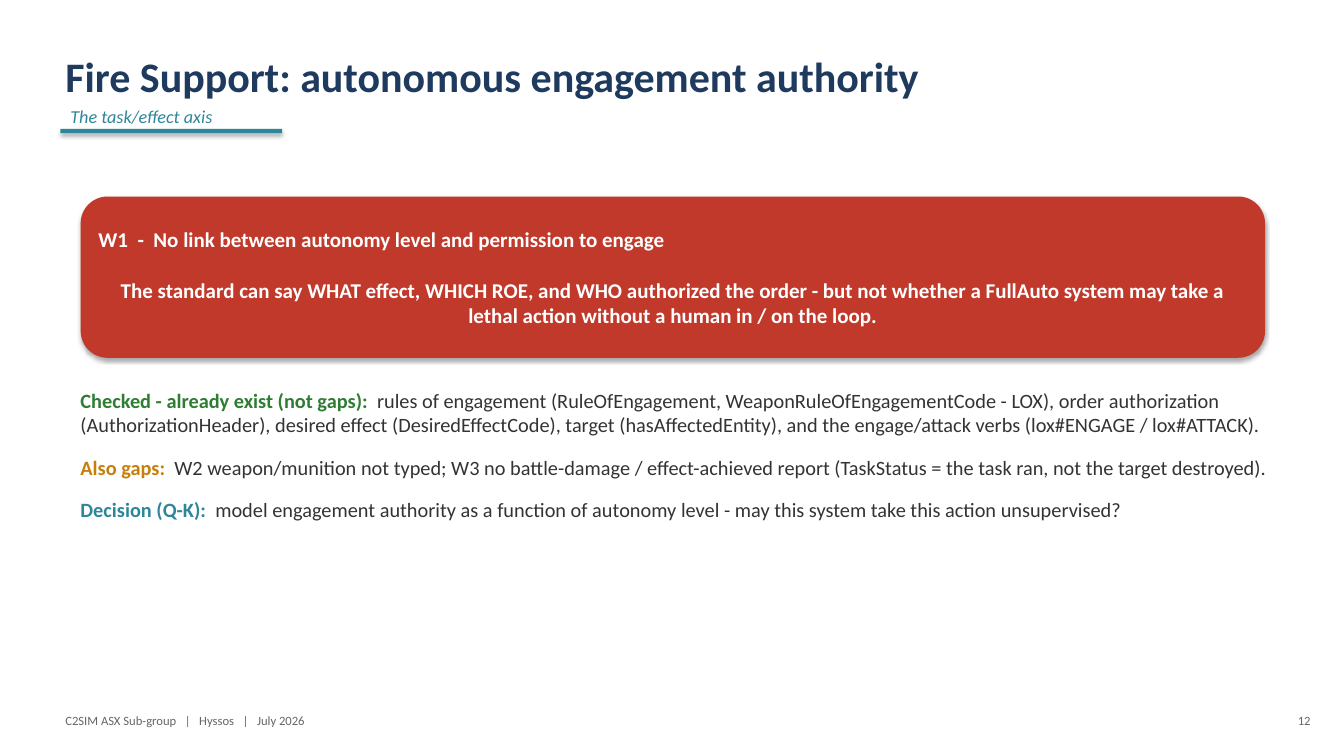
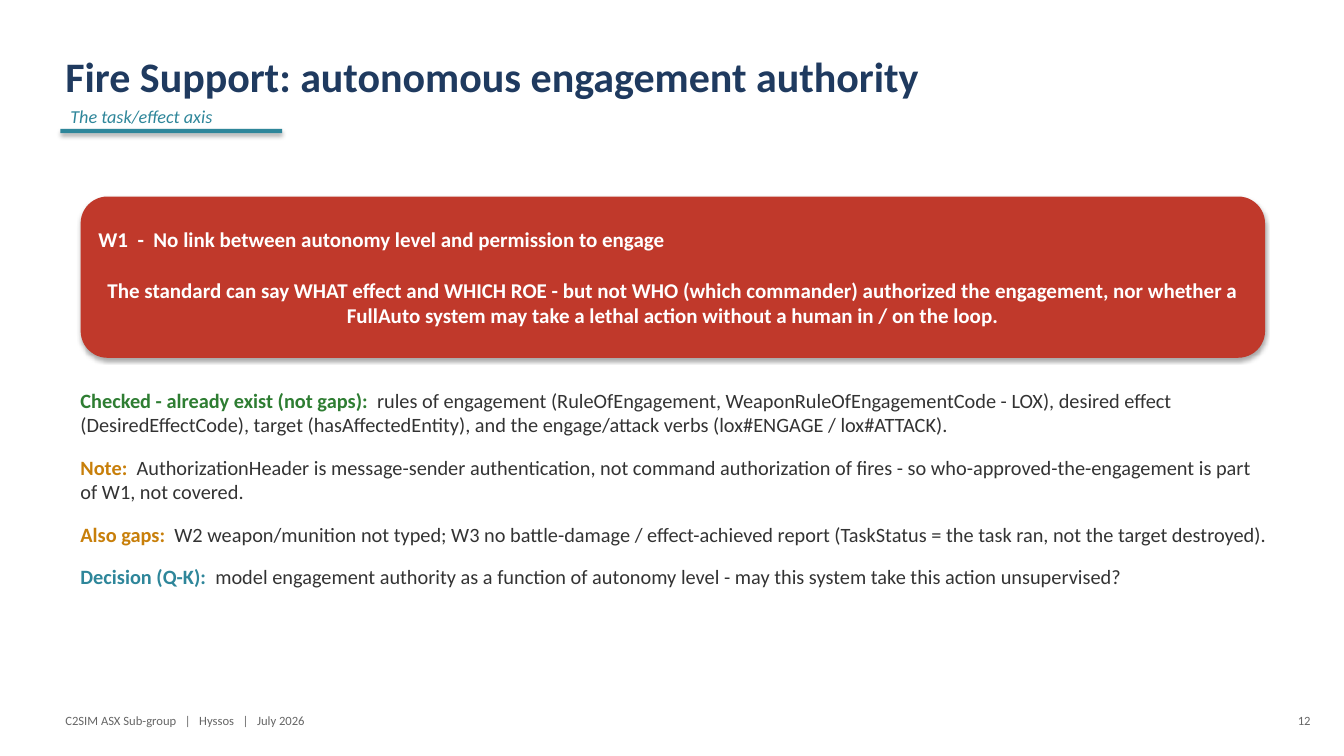
Before and after one commit to hyssostech/C2SIMArtifacts, a slide deck: slide 12 of Subgroups/ASX/InstantiationReview/ASX-Instantiation-Findings.pptx. Drawn at 1344x756 pixels with LibreOffice and Linux fonts; fonts in the diff are those of the drawing. Boxes give left, top, right and bottom in pixels: in the first picture for what was removed or moved away, otherwise in the second. Text is boxed around its words. In the diff, an @@ line names an element or a change of style, - is before the commit and + after.

```diff
--- a/Subgroups/ASX/InstantiationReview/ASX-Instantiation-Findings.pptx
+++ b/Subgroups/ASX/InstantiationReview/ASX-Instantiation-Findings.pptx
@@ text in rounded rectangle at <box>98,232,1236,327</box>: text changed @@
-W1 - No link between autonomy level and permission to engage
-The standard can say WHAT effect, WHICH ROE, and WHO authorized the order - but not whether a FullAuto system may take a lethal action without a human in / on the loop.
+W1 - No link between autonomy level and permission to engage
+The standard can say WHAT effect and WHICH ROE - but not WHO (which commander) authorized the engagement, nor whether a FullAuto system may take a lethal action without a human in / on the loop.
@@ text at <box>80,393,1250,502</box>: text changed @@
-Checked - already exist (not gaps): rules of engagement (RuleOfEngagement, WeaponRuleOfEngagementCode - LOX), order authorization (AuthorizationHeader), desired effect (DesiredEffectCode), target (hasAffectedEntity), and the engage/attack verbs (lox#ENGAGE / lox#ATTACK).
+Checked - already exist (not gaps): rules of engagement (RuleOfEngagement, WeaponRuleOfEngagementCode - LOX), desired effect (DesiredEffectCode), target (hasAffectedEntity), and the engage/attack verbs (lox#ENGAGE / lox#ATTACK).
+Note: AuthorizationHeader is message-sender authentication, not command authorization of fires - so who-approved-the-engagement is part of W1, not covered.
```
Also in this commit, not shown: 6 other slides changed, 8 other files.
